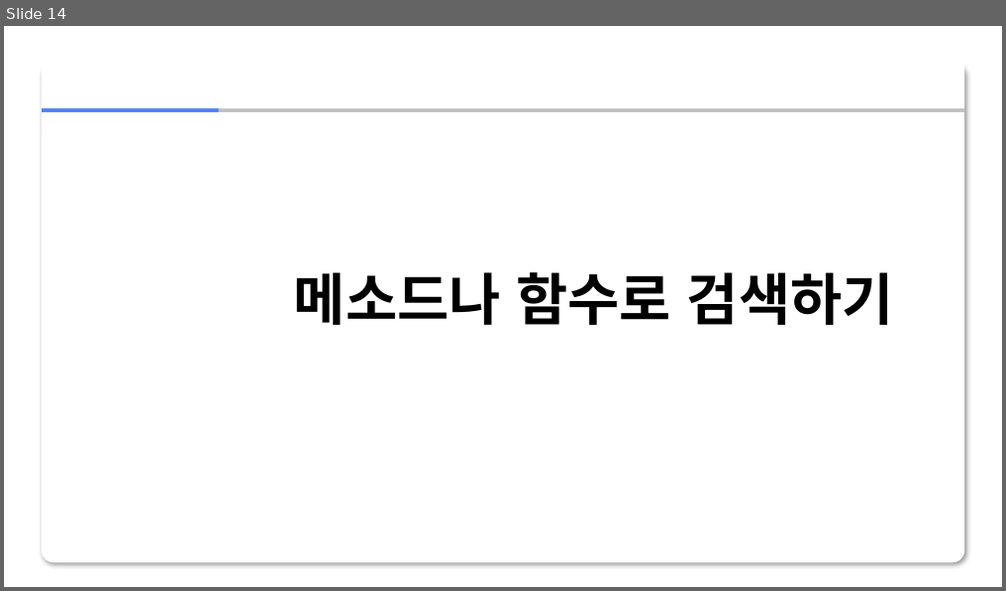
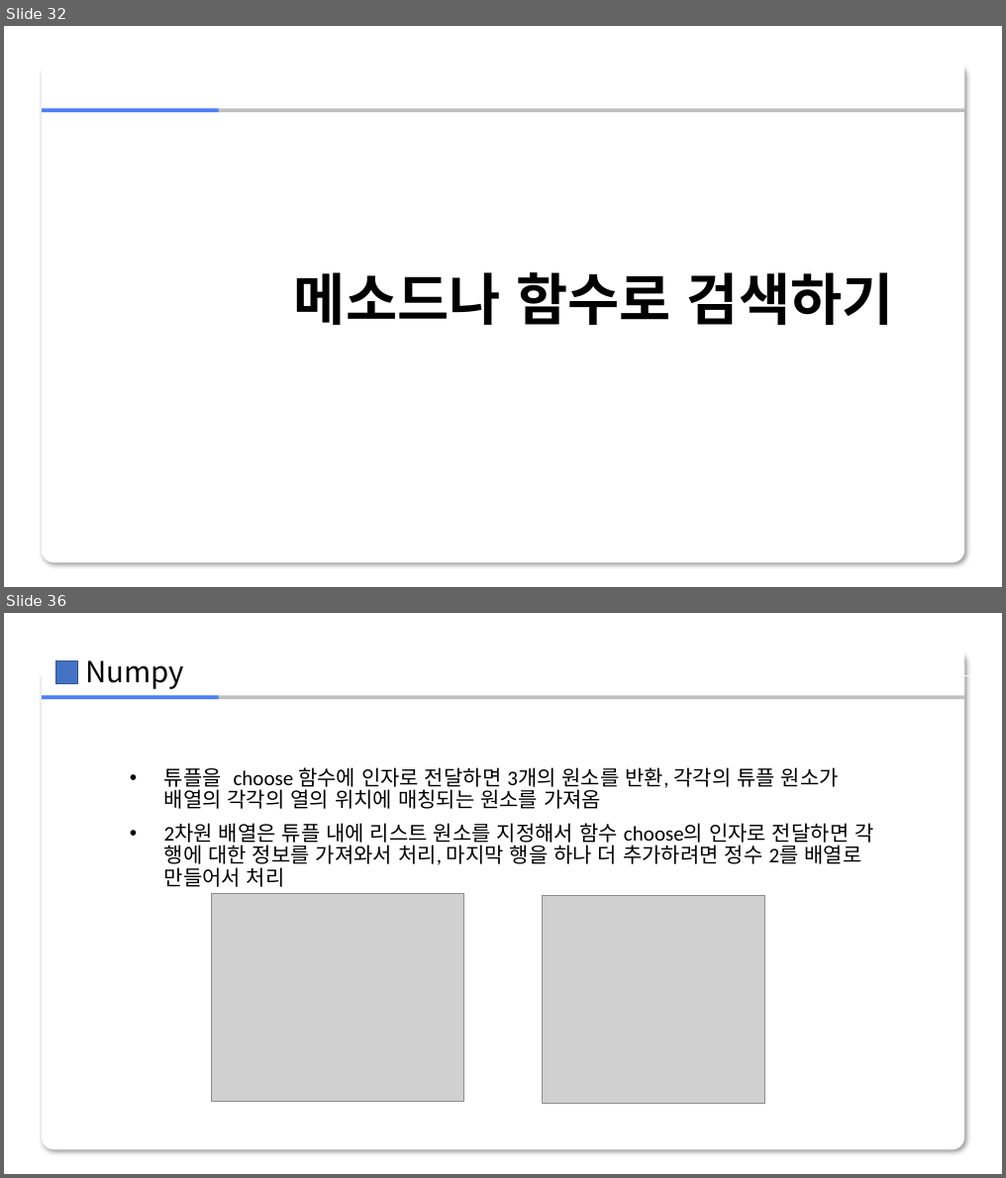
Before and after one commit to zerosum99/numpy_itple, a slide deck: 03장/[넘파이]03장.pptx. Shown one above the other, each under a label of ours: slide 14 before the commit, slides 32 and 36 after it; the slides between them are not shown. The pictures are 1006x591 and 1006x1178 pixels, drawn with LibreOffice and Linux fonts; fonts in the diff are those of the drawing; grey boxes stand for pictures; background and template pictures are left out. Boxes give left, top, right and bottom in pixels: in the first picture for what was removed or moved away, otherwise in the second. Text is boxed around its words. In the diff, an @@ line names an element or a change of style, - is before the commit and + after.

```diff
--- a/03장/[넘파이]03장.pptx
+++ b/03장/[넘파이]03장.pptx
@@ slide 36 added at <box>4,613,1002,1174</box>, background #FFFFFF; not listed: 4 template elements that a slide beside it also shows @@
@@ rectangle added at <box>25,632,80,676</box>, fill #FFFFFF @@
@@ rectangle added at <box>55,661,78,683</box>, fill #4472C4, outline #325491 1 pt @@
@@ text added at <box>85,661,184,689</box>, 28 pt, text #000000 @@
+Numpy
@@ line added from (79, 675) to (994, 675), #FFFFFF 0.5 pt @@
@@ text added at <box>164,767,873,887</box>, 20 pt, text #000000 @@
+• 튜플을 choose 함수에 인자로 전달하면 3개의 원소를 반환, 각각의 튜플 원소가 배열의 각각의 열의 위치에 매칭되는 원소를 가져옴
+• 2차원 배열은 튜플 내에 리스트 원소를 지정해서 함수 choose의 인자로 전달하면 각 행에 대한 정보를 가져와서 처리, 마지막 행을 하나 더 추가하려면 정수 2를 배열로 만들어서 처리
@@ text added at <box>298,767,501,790</box>, 18 pt, text #FFFFFF @@
+질의 함수 사용하기 2
@@ picture added at <box>211,894,464,1102</box> @@
@@ picture added at <box>543,895,764,1103</box> @@
@@ what was slide 14 is now slide 32 @@
```
Also in this commit, not shown: 12 slides changed, 22 other slides added, 3 slides removed, 1 other file.
